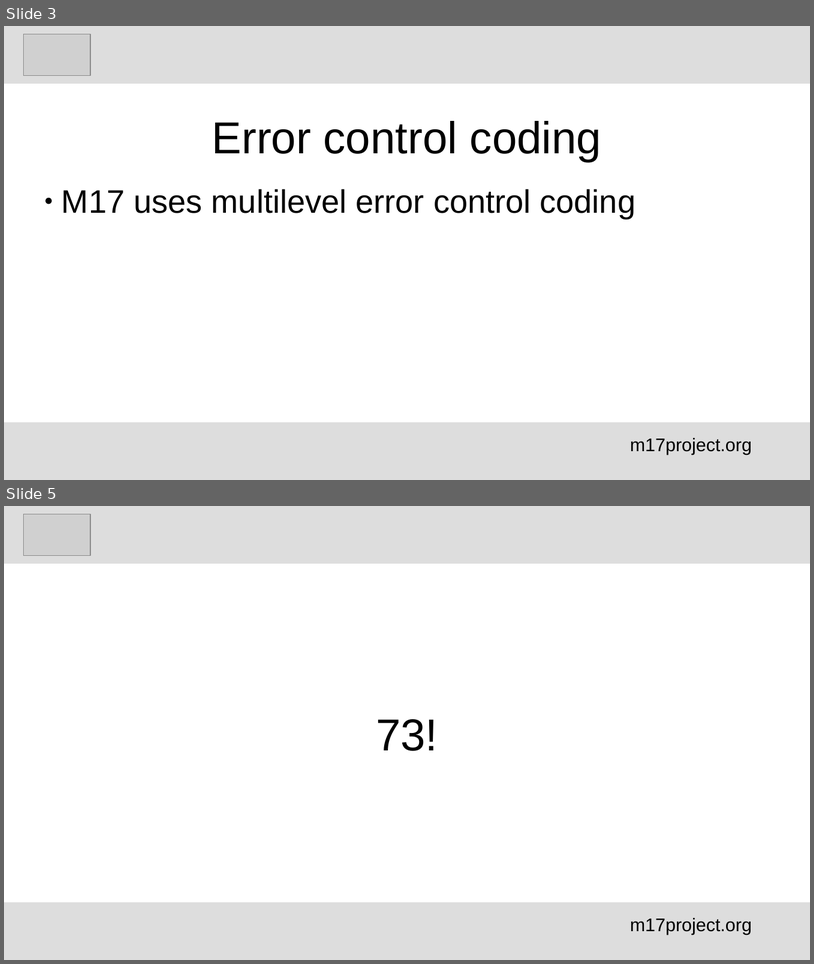
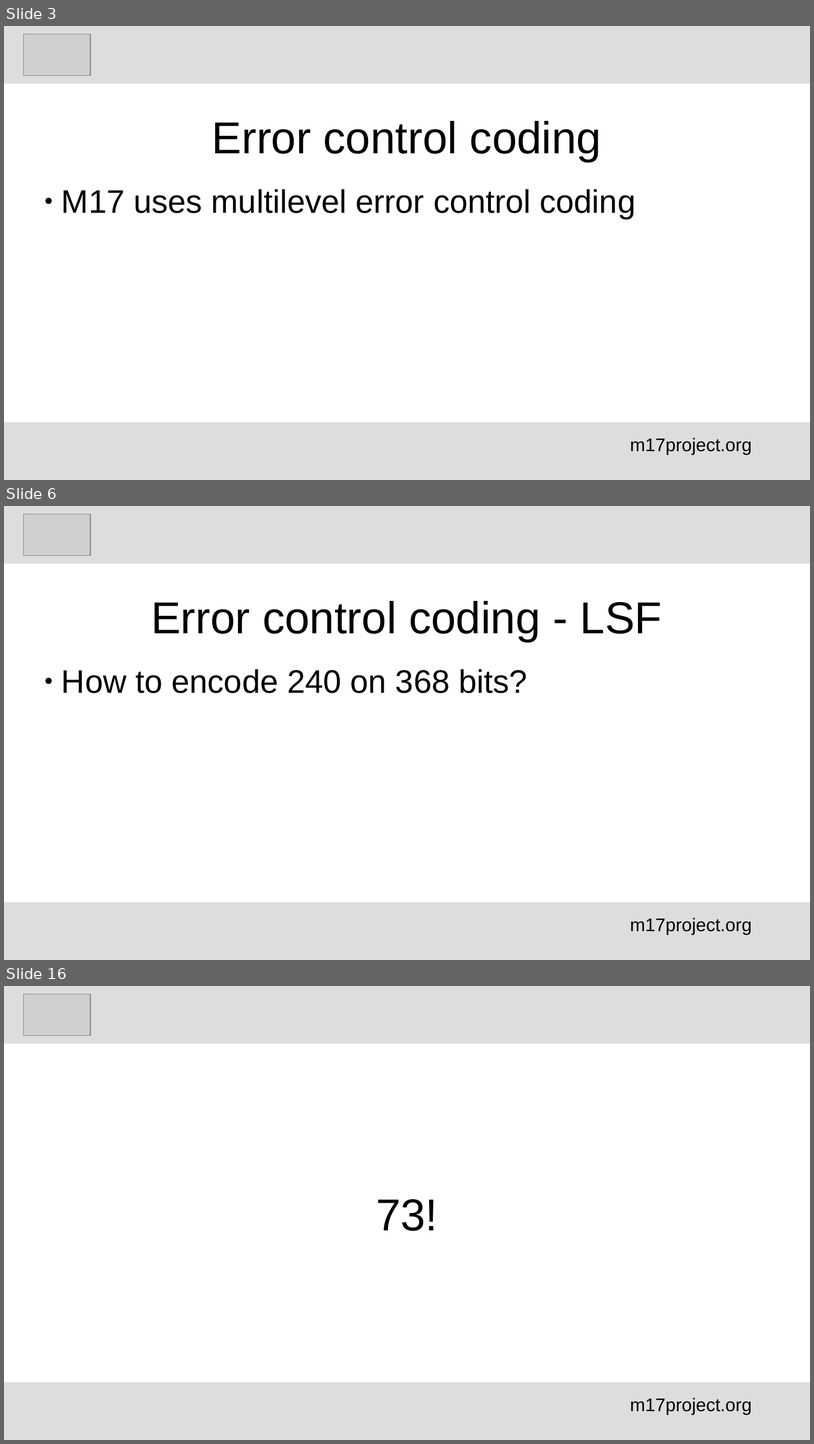
Before and after one commit to M17-Project/M17_education, a slide deck: English/M17_error control_schemes_en.odp. Shown one above the other, each under a label of ours: slides 3 and 5 before the commit, slides 3, 6 and 16 after it; the slides between them are not shown. The pictures are 814x964 and 814x1444 pixels, drawn with LibreOffice and Linux fonts; fonts in the diff are those of the drawing; grey boxes stand for pictures. Boxes give left, top, right and bottom in pixels: in the first picture for what was removed or moved away, otherwise in the second. Text is boxed around its words. In the diff, an @@ line names an element or a change of style, - is before the commit and + after.

```diff
--- a/English/M17_error control_schemes_en.odp
+++ b/English/M17_error control_schemes_en.odp
@@ slide 6 added at (x1=4, y1=506, x2=810, y2=960), background #FFFFFF @@
@@ rectangle added at (x1=4, y1=506, x2=810, y2=564), fill #DDDDDD @@
@@ picture added at (x1=23, y1=514, x2=90, y2=556) @@
@@ title added at (x1=151, y1=601, x2=663, y2=642), 44 pt, text #000000 @@
+Error control coding - LSF
@@ subtitle added at (x1=62, y1=669, x2=527, y2=693), 32 pt, text #000000 @@
+● How to encode 240 on 368 bits?
@@ rectangle added at (x1=4, y1=902, x2=810, y2=960), fill #DDDDDD @@
@@ text added at (x1=630, y1=918, x2=752, y2=934), 18 pt, text #000000 @@
+m17project.org
@@ what was slide 5 is now slide 16 @@
```
Also in this commit, not shown: 2 slides changed, 10 other slides added, 1 other file.
